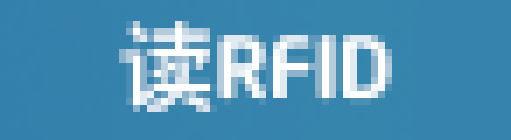
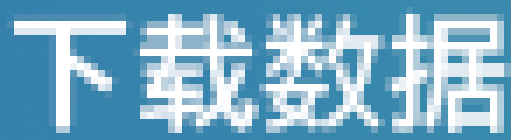
Layer changes from the first (511, 140) image to the second:
hid "读RFID", painted on it over [84, 14, 441, 133]
showed "下载数据", painted on it over [7, 7, 511, 133]
painted on "背景" over [7, 0, 511, 140]
